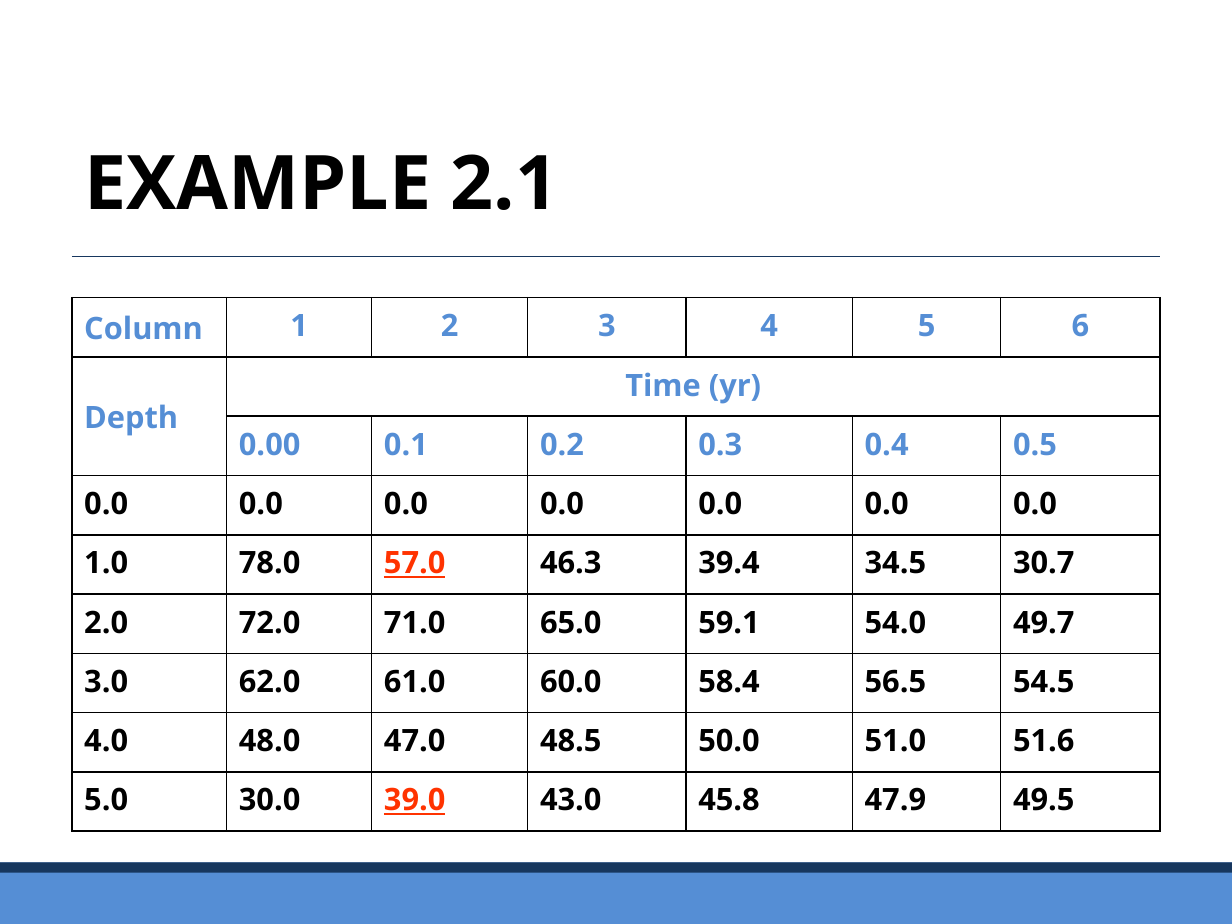
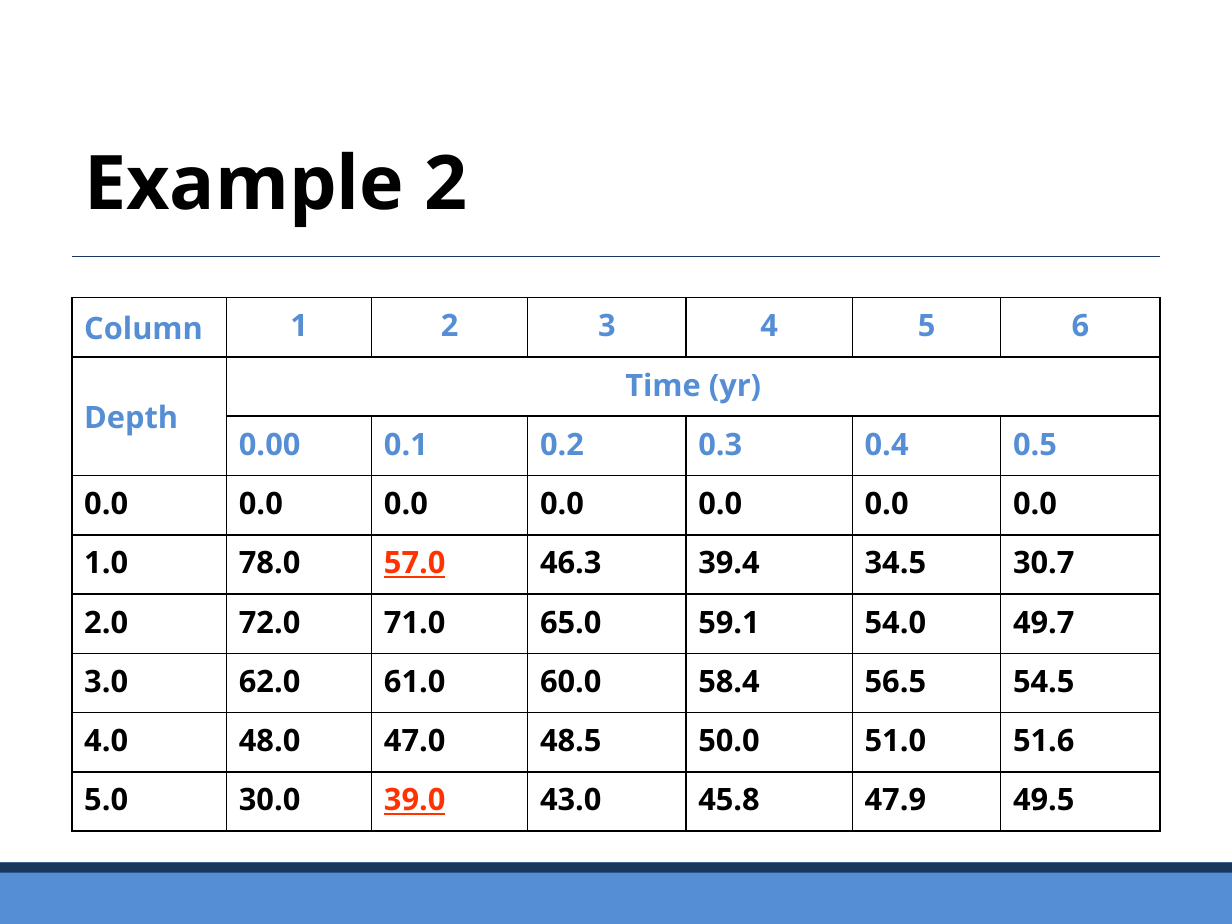
Before and after one commit to civilabs/computationalmethods, a slide deck: slide 30 of Handouts/Lecture 02.pptx. Drawn at 1232x924 pixels with LibreOffice and Linux fonts; fonts in the diff are those of the drawing. Boxes give left, top, right and bottom in pixels: in the first picture for what was removed or moved away, otherwise in the second. Text is boxed around its words. In the diff, an @@ line names an element or a change of style, - is before the commit and + after.

```diff
--- a/Handouts/Lecture 02.pptx
+++ b/Handouts/Lecture 02.pptx
@@ text at (x1=84, y1=151, x2=467, y2=227): text changed @@
-EXAMPLE 2.1
+Example 2
```
Also in this commit, not shown: 5 other slides changed, 43 other files.
